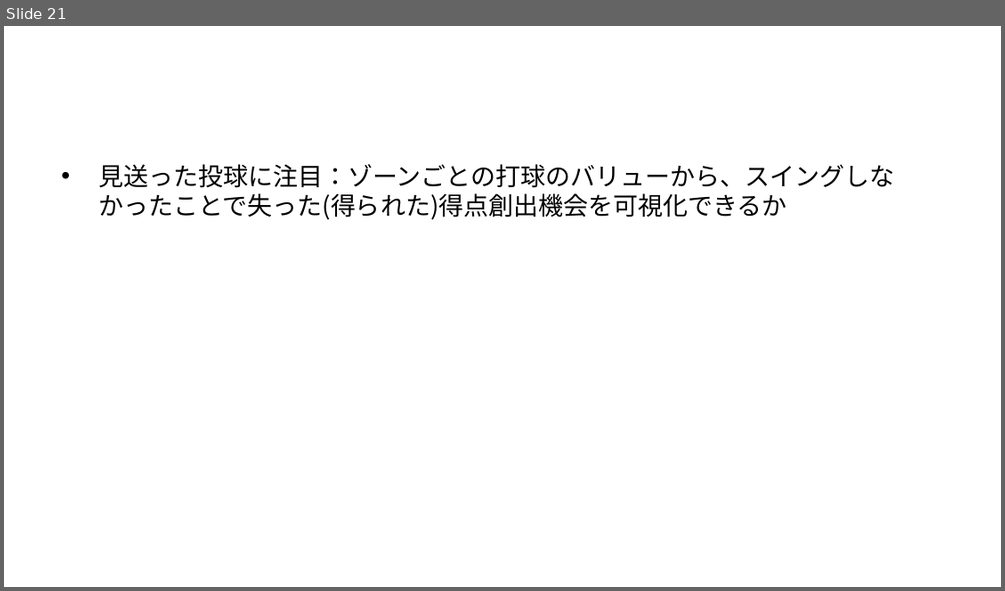
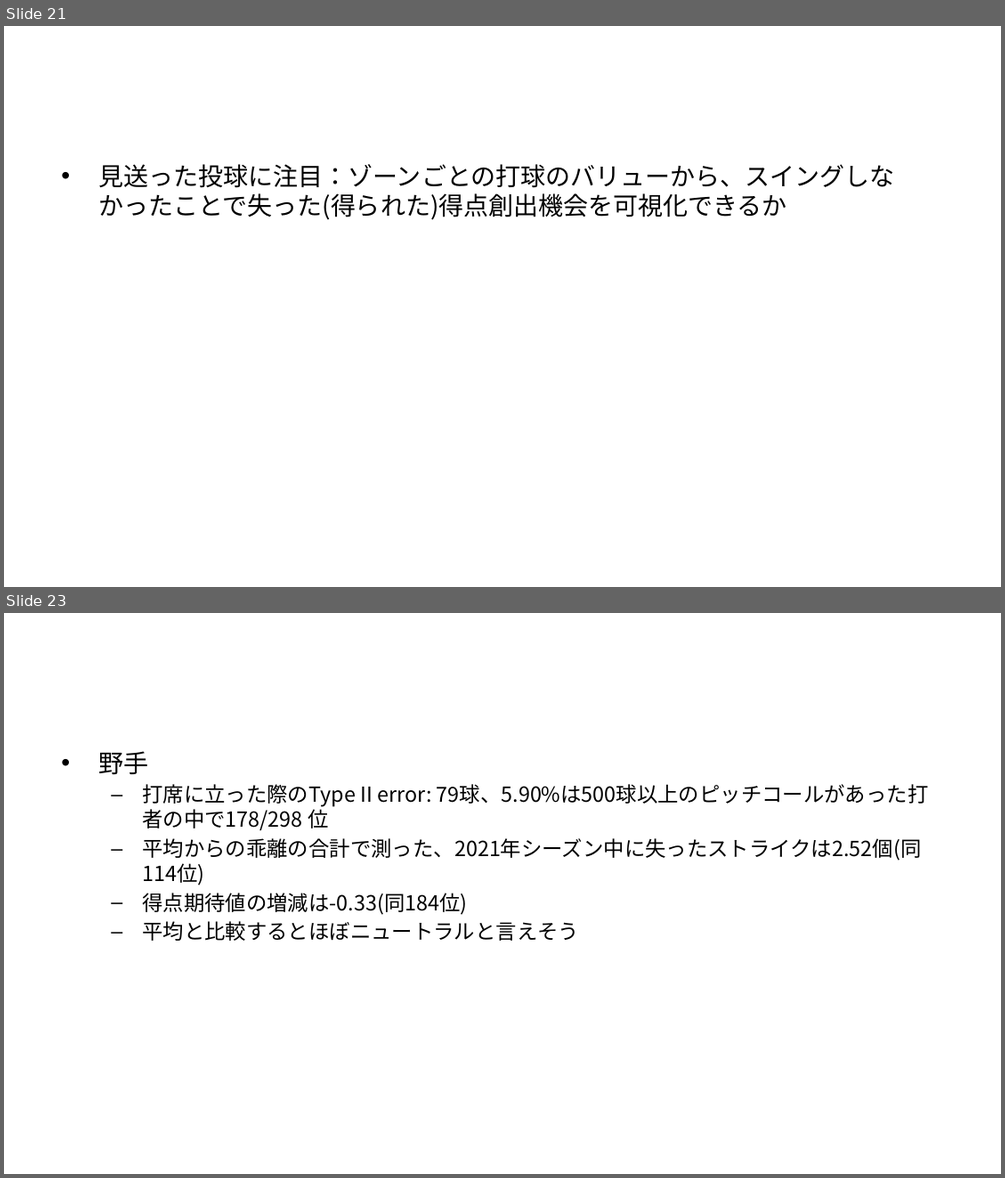
Before and after one commit to T-Reio/ohtani_analyze, a slide deck: slides/ohtani_tj.pptx. Shown one above the other, each under a label of ours: slide 21 before the commit, slides 21 and 23 after it; the slides between them are not shown. The pictures are 1005x591 and 1005x1178 pixels, drawn with LibreOffice and Linux fonts; fonts in the diff are those of the drawing; background and template pictures are left out. Boxes give left, top, right and bottom in pixels: in the first picture for what was removed or moved away, otherwise in the second. Text is boxed around its words. In the diff, an @@ line names an element or a change of style, - is before the commit and + after.

```diff
--- a/slides/ohtani_tj.pptx
+++ b/slides/ohtani_tj.pptx
@@ slide 23 added at <box>4,613,1001,1174</box>, background #FFFFFF @@
@@ title added at <box>54,635,952,729</box>, 48 pt, text #FFFFFF, bold @@
+結果
@@ text added at <box>98,751,929,941</box>, 20 pt, text #000000 @@
+• 野手
+  – 打席に立った際のType II error: 79球、5.90%は500球以上のピッチコールがあった打者の中で178/298 位
+  – 平均からの乖離の合計で測った、2021年シーズン中に失ったストライクは2.52個(同114位)
+  – 得点期待値の増減は-0.33(同184位)
+  – 平均と比較するとほぼニュートラルと言えそう
```
Also in this commit, not shown: 1 slide changed, 1 other slide added, 15 other files.
